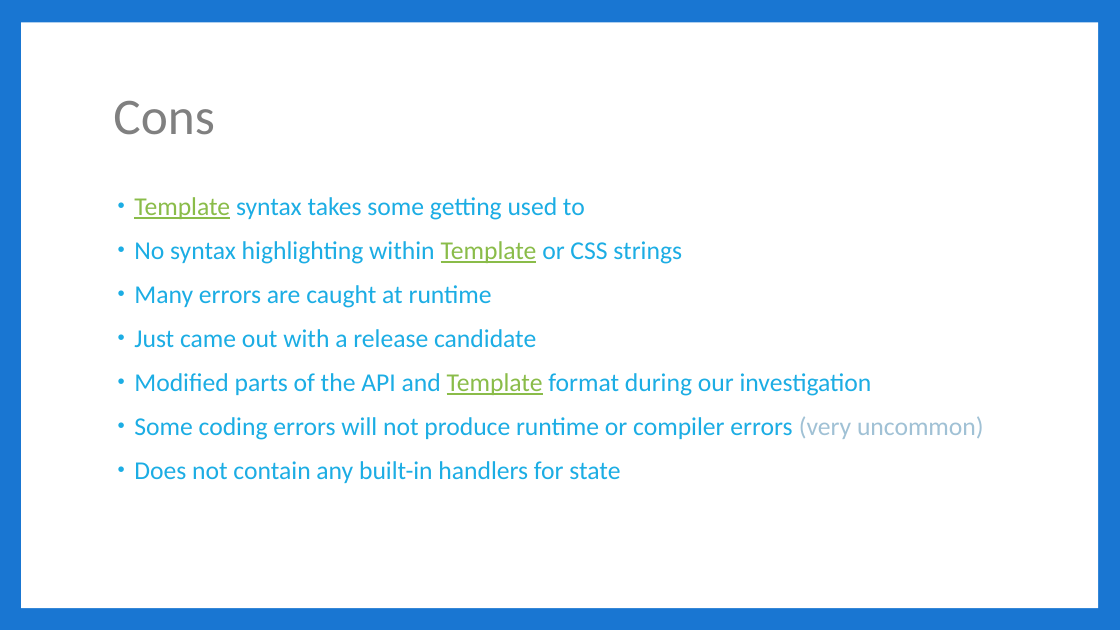
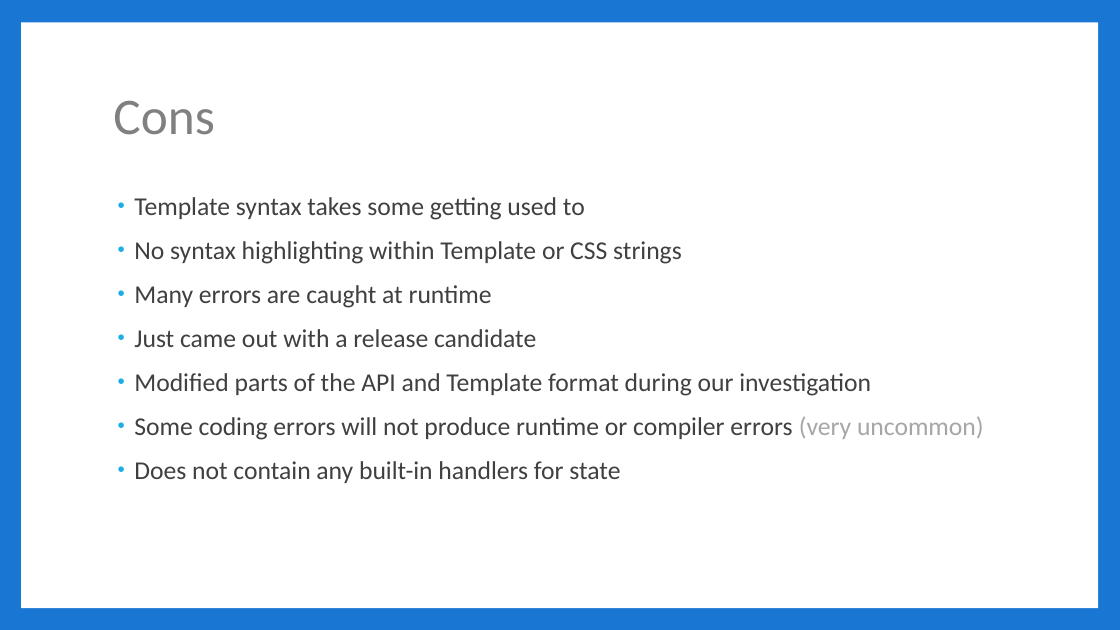
Before and after one commit to jbicks/angular2-demo, a slide deck: slide 16 of Angular2.pptx. Drawn at 1120x630 pixels with LibreOffice and Linux fonts; fonts in the diff are those of the drawing. Boxes give left, top, right and bottom in pixels: in the first picture for what was removed or moved away, otherwise in the second. Text is boxed around its words. In the diff, an @@ line names an element or a change of style, - is before the commit and + after.

```diff
--- a/Angular2.pptx
+++ b/Angular2.pptx
@@ text "Template syntax takes some getting ..." at [134,197,984,483]: text colour #8ABC49 to #404040, underline off in "Template", "Template", "Template"; text colour #1CADE4 to #404040 in "syntax takes some getting used to", "No syntax highlighting within or CSS strings", "Many errors are caught at runtime", "Just came out with a release candidate" and 3 more places; text colour #A0C1D5 to #A6A6A6 in "(very uncommon)" @@
```
Also in this commit, not shown: 13 other slides changed.
